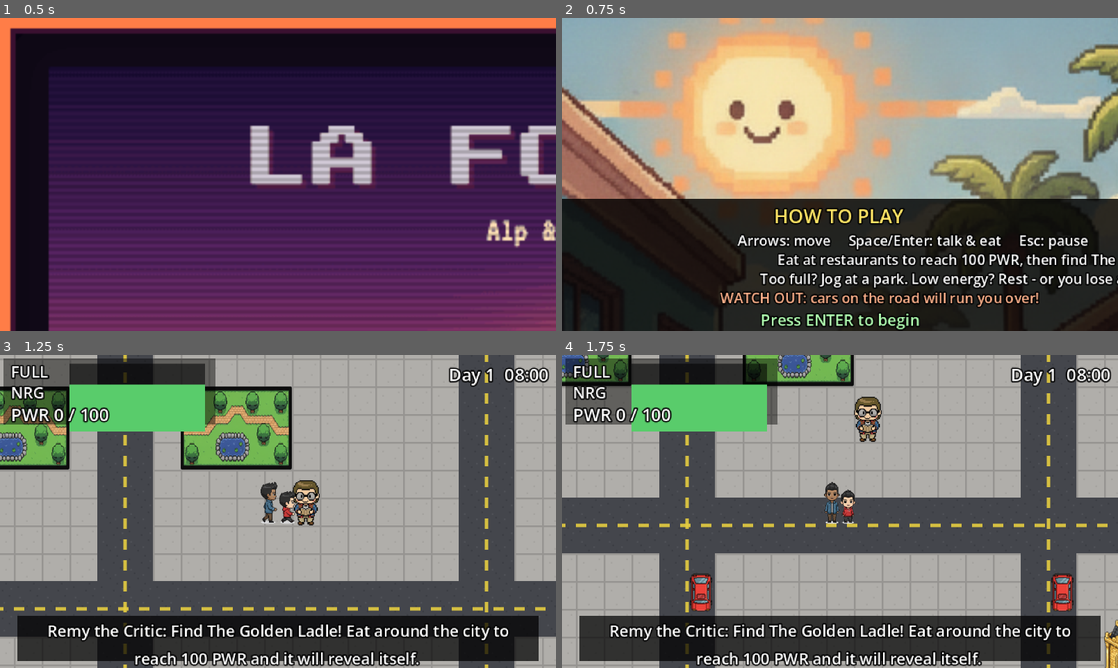
Above: before the commit, frames 1-4 (two rows, left to right).
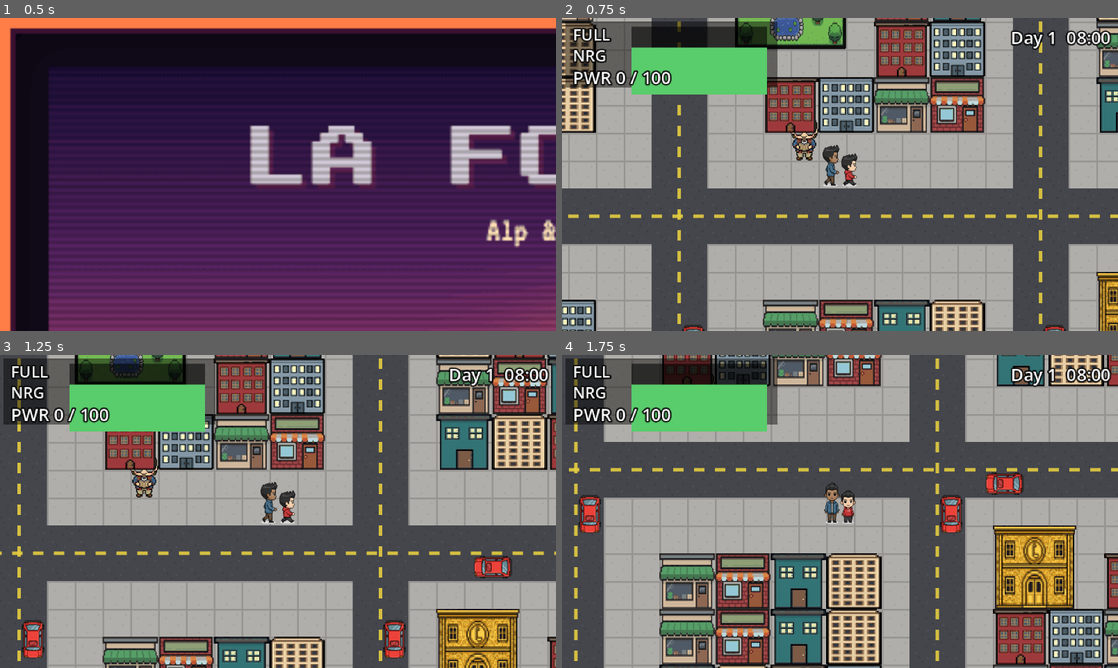
Above: after the commit, the same moments.

Repository: alexselig/la-food-quest
Game: Godot game, scene res://scenes/title.tscn
The game is run twice, just before and just after one commit, with the same random seed, the same clock (stepped at 60 frames per second) and the same inputs.
Inputs:
- Up to frame 1 (0.5 s): no input
- Up to frame 2 (0.75 s): tap Enter (ui_accept) at 0.5 s; hold Right (ui_right) from 0.53 s (still down); tap Q at 0.6 s
- Up to frame 3 (1.25 s): keep holding Right (ui_right); tap Enter (ui_accept) at 0.77, 1.07 s; tap L at 0.8 s
- Up to frame 4 (1.75 s): release Right (ui_right) at 1.28 s; hold Down (ui_down) from 1.28 s (still down); tap L at 1.35 s; tap Enter (ui_accept) at 1.52, 1.55 s

Frame 1 is identical in both runs. In frame 2, 92% of the frame differs, in the area x 0-100%, y 0-100%; in frame 3, 72%; in frame 4, 71%.

Commit message:
Remove intro screen; dense city fill (104 buildings) with flat 8-bit front-view art (not isometric); reachability test
Co-authored-by: Copilot <223556219+Copilot@users.noreply.github.com>

Diff:
--- a/scenes/intro.tscn
+++ /dev/null
@@ -1,6 +0,0 @@
-[gd_scene format=3]
-
-[ext_resource type="Script" path="res://scripts/intro.gd" id="1"]
-
-[node name="Intro" type="Control"]
-script = ExtResource("1")
--- a/scripts/intro.gd
+++ /dev/null
@@ -1,56 +0,0 @@
-extends Control
-## Illustrated "how to play" screen shown before a new run. ENTER begins the game.
-
-func _ready() -> void:
-    set_anchors_preset(Control.PRESET_FULL_RECT)
-    var bg := ColorRect.new()
-    bg.color = Color(0.08, 0.09, 0.14)
-    bg.set_anchors_preset(Control.PRESET_FULL_RECT)
-    add_child(bg)
-
-    var tex := _load_tex("res://assets/ui/intro.png")
-    if tex:
-        var tr := TextureRect.new()
-        tr.texture = tex
-        tr.position = Vector2(0, 0)
-        tr.size = Vector2(320, 104)
-        tr.expand_mode = TextureRect.EXPAND_IGNORE_SIZE
-        tr.stretch_mode = TextureRect.STRETCH_KEEP_ASPECT_COVERED
-        tr.texture_filter = CanvasItem.TEXTURE_FILTER_LINEAR
-        tr.clip_contents = true
-        add_child(tr)
-
-    var panel := ColorRect.new()
-    panel.color = Color(0, 0, 0, 0.82)
-    panel.position = Vector2(0, 104)
-    panel.size = Vector2(320, 76)
-    add_child(panel)
-
-    _line("HOW TO PLAY", 106, 11, Color(1, 0.9, 0.4))
-    _line("Arrows: move     Space/Enter: talk & eat     Esc: pause", 122, 8, Color(1, 1, 1))
-    _line("Eat at restaurants to reach 100 PWR, then find The Golden Ladle!", 133, 8, Color(1, 1, 1))
-    _line("Too full? Jog at a park. Low energy? Rest - or you lose a day.", 144, 8, Color(1, 1, 1))
-    _line("WATCH OUT: cars on the road will run you over!", 155, 8, Color(1, 0.7, 0.55))
-    _line("Press ENTER to begin", 167, 9, Color(0.7, 1, 0.7))
-
-func _line(text: String, y: float, size: int, col: Color) -> void:
-    var l := Label.new()
-    l.text = text
-    l.position = Vector2(0, y)
-    l.size = Vector2(320, size + 4)
-    l.horizontal_alignment = HORIZONTAL_ALIGNMENT_CENTER
-    l.add_theme_font_size_override("font_size", size)
-    l.add_theme_color_override("font_color", col)
-    l.add_theme_color_override("font_outline_color", Color(0, 0, 0))
-    l.add_theme_constant_override("outline_size", 3)
-    add_child(l)
-
-func _load_tex(path: String) -> Texture2D:
-    var img := Image.new()
-    if img.load(path) == OK:
-        return ImageTexture.create_from_image(img)
-    return null
-
-func _input(event: InputEvent) -> void:
-    if event.is_action_pressed("ui_accept"):
-        get_tree().change_scene_to_file("res://scenes/world.tscn")
--- a/scripts/title.gd
+++ b/scripts/title.gd
@@ -49,4 +49,4 @@
     var gs := get_node_or_null("/root/GameState")
     if gs:
         gs.reset()
-    get_tree().change_scene_to_file("res://scenes/intro.tscn")
+    get_tree().change_scene_to_file("res://scenes/world.tscn")
--- a/scripts/world.gd
+++ b/scripts/world.gd
@@ -1,11 +1,12 @@
 extends Node2D
-## City neighborhood: pavement sidewalks + asphalt roads (no grass), multi-tile buildings
-## and parks that BLOCK movement, each restaurant with its own matching sprite. Interaction
-## triggers from any footprint cell. Spawns the duo, camera, HUD, and celebratory FX.
+## Dense city: pavement sidewalks + asphalt roads (no grass). Blocks are packed with
+## flat 8-bit buildings that block movement; restaurants/parks/home/legendary/NPC sit on
+## block edges facing the sidewalks. Cars drive the roads. Spawns duo, camera, HUD, FX.
 
 const TILE := 16
 const COLS := 40
 const ROWS := 30
+const SPAWN := Vector2i(18, 18)
 
 const GridPlayerScript := preload("res://scripts/grid_player.gd")
 const HudScript := preload("res://scripts/hud.gd")
@@ -13,24 +14,26 @@
 const CarScript := preload("res://scripts/car.gd")
 const GameOverScript := preload("res://scripts/game_over.gd")
 
-const H_ROADS: Array[int] = [8, 19]   # each occupies row r and r+1
-const V_ROADS: Array[int] = [13, 26]  # each occupies col c and c+1
+const H_ROADS: Array[int] = [8, 19]
+const V_ROADS: Array[int] = [13, 26]
+const FILLERS: Array[String] = ["fill_apartment_a", "fill_apartment_b", "fill_office", "fill_shop_a", "fill_shop_b", "fill_house"]
 
 var blocked: Dictionary = {}
 var roads: Dictionary = {}
+var sidewalk: Dictionary = {}
 var objects: Array = []
 var objects_by_cell: Dictionary = {}
 var player: Node2D
 var hud: CanvasLayer
 var gs: Node
+var cars: Array = []
+var _over := false
 
 var _pavement: Texture2D
 var _asphalt: Texture2D
 var _wall: Texture2D
 var _star: Texture2D
 var _sprites: Dictionary = {}
-var cars: Array = []
-var _over := false
 
 func _ready() -> void:
     gs = get_node_or_null("/root/GameState")
@@ -49,7 +52,8 @@
     _asphalt = _tex("res://assets/tiles/asphalt.png")
     _wall = _tex("res://assets/tiles/wall.png")
     _star = _tex("res://assets/fx/star.png")
-    for id in ["taco", "boba", "ramen", "diner", "dumpling", "golden_ladle", "home"]:
+    var ids := ["taco", "boba", "ramen", "diner", "dumpling", "golden_ladle", "home"] + FILLERS
+    for id in ids:
         _sprites[id] = _tex("res://assets/buildings/%s.png" % id)
     _sprites["park"] = _tex("res://assets/buildings/park.png")
     _sprites["npc"] = _tex("res://assets/props/npc.png")
@@ -77,20 +81,26 @@
         for y in range(1, ROWS - 1):
             roads[Vector2i(cc, y)] = true
             roads[Vector2i(cc + 1, y)] = true
+    for cell in roads.keys():
+        for d in [Vector2i.UP, Vector2i.DOWN, Vector2i.LEFT, Vector2i.RIGHT]:
+            var n: Vector2i = cell + d
+            if n.x > 0 and n.y > 0 and n.x < COLS - 1 and n.y < ROWS - 1 and not roads.has(n):
+                sidewalk[n] = true
     _place_objects()
+    _fill_buildings()
 
 func _place_objects() -> void:
-    _place(2, 3, 3, 2, {"type": "restaurant", "id": "taco", "name": "Taco Truck", "power": 20, "fullness": 35.0})
-    _place(9, 3, 2, 2, {"type": "restaurant", "id": "boba", "name": "Boba Shop", "power": 20, "fullness": 30.0})
-    _place(17, 3, 2, 2, {"type": "restaurant", "id": "dumpling", "name": "Dumpling House", "power": 20, "fullness": 40.0})
-    _place(22, 3, 2, 2, {"type": "restaurant", "id": "ramen", "name": "Ramen Bar", "power": 25, "fullness": 40.0})
-    _place(29, 3, 3, 2, {"type": "restaurant", "id": "diner", "name": "Burger Diner", "power": 25, "fullness": 45.0})
-    _place(2, 12, 2, 2, {"type": "rest_home", "id": "home", "name": "Home"})
-    _place(8, 12, 4, 3, {"type": "exercise", "id": "park", "name": "Echo Park", "fullness": 35.0, "energy": 20.0, "mins": 60})
-    _place(16, 12, 4, 3, {"type": "exercise", "id": "park", "name": "Sunset Park", "fullness": 45.0, "energy": 30.0, "mins": 60})
-    _place(5, 24, 1, 1, {"type": "rest_bench", "id": "bench", "name": "Bus Bench", "energy": 25.0, "mins": 90})
-    _place(20, 16, 1, 1, {"type": "npc", "id": "critic", "name": "Remy the Critic"})
-    _place(29, 23, 3, 3, {"type": "legendary", "id": "golden_ladle", "name": "The Golden Ladle"})
+    _place(2, 5, 3, 2, {"type": "restaurant", "id": "taco", "name": "Taco Truck", "power": 20, "fullness": 35.0})
+    _place(6, 5, 2, 2, {"type": "restaurant", "id": "boba", "name": "Boba Shop", "power": 20, "fullness": 30.0})
+    _place(9, 5, 2, 2, {"type": "restaurant", "id": "ramen", "name": "Ramen Bar", "power": 25, "fullness": 40.0})
+    _place(16, 5, 2, 2, {"type": "restaurant", "id": "dumpling", "name": "Dumpling House", "power": 20, "fullness": 40.0})
+    _place(20, 5, 3, 2, {"type": "restaurant", "id": "diner", "name": "Burger Diner", "power": 25, "fullness": 45.0})
+    _place(30, 5, 2, 2, {"type": "rest_home", "id": "home", "name": "Home"})
+    _place(2, 11, 4, 3, {"type": "exercise", "id": "park", "name": "Echo Park", "fullness": 35.0, "energy": 20.0, "mins": 60})
+    _place(16, 11, 4, 3, {"type": "exercise", "id": "park", "name": "Sunset Park", "fullness": 45.0, "energy": 30.0, "mins": 60})
+    _place(5, 17, 1, 1, {"type": "rest_bench", "id": "bench", "name": "Bus Bench", "energy": 25.0, "mins": 90})
+    _place(18, 17, 1, 1, {"type": "npc", "id": "critic", "name": "Remy the Critic"})
+    _place(29, 22, 3, 3, {"type": "legendary", "id": "golden_ladle", "name": "The Golden Ladle"})
 
 func _place(x: int, y: int, w: int, h: int, o: Dictionary) -> void:
     o["rect"] = Rect2i(x, y, w, h)
@@ -101,10 +111,39 @@
             objects_by_cell[c] = o
             blocked[c] = true
 
+func _fill_buildings() -> void:
+    var idx := 0
+    for ay in range(1, ROWS - 2, 2):
+        for ax in range(1, COLS - 2, 2):
+            var ok := true
+            for i in range(2):
+                for j in range(2):
+                    if not _buildable(Vector2i(ax + i, ay + j)):
+                        ok = false
+            if not ok:
+                continue
+            var o := {"type": "filler", "id": FILLERS[idx % FILLERS.size()], "rect": Rect2i(ax, ay, 2, 2)}
+            idx += 1
+            objects.append(o)
+            for i in range(2):
+                for j in range(2):
+                    var c := Vector2i(ax + i, ay + j)
+                    objects_by_cell[c] = o
+                    blocked[c] = true
+
+func _buildable(cell: Vector2i) -> bool:
+    if cell.x < 1 or cell.y < 1 or cell.x >= COLS - 1 or cell.y >= ROWS - 1:
+        return false
+    if roads.has(cell) or sidewalk.has(cell) or blocked.has(cell) or objects_by_cell.has(cell):
+        return false
+    if cell == SPAWN:
+        return false
+    return true
+
 func _spawn_player() -> void:
     player = GridPlayerScript.new()
     add_child(player)
-    player.setup(Vector2i(18, 16), Callable(self, "is_blocked"))
+    player.setup(SPAWN, Callable(self, "is_blocked"))
     player.on_interact = Callable(self, "_on_interact")
 
 func is_blocked(cell: Vector2i) -> bool:
@@ -182,20 +221,6 @@
     tl.tween_property(lbl, "modulate:a", 0.0, 0.75)
     tl.chain().tween_callback(root.queue_free)
 
-func _setup_camera() -> void:
-    var cam := Camera2D.new()
-    player.add_child(cam)
-    cam.limit_left = 0
-    cam.limit_top = 0
-    cam.limit_right = COLS * TILE
-    cam.limit_bottom = ROWS * TILE
-    cam.make_current()
-
-func _setup_hud() -> void:
-    hud = HudScript.new()
-    add_child(hud)
-    add_child(PauseMenuScript.new())
-
 func _spawn_cars() -> void:
     var tex: Texture2D = _sprites.get("car", null)
     var lo := float(TILE)
@@ -227,6 +252,20 @@
     _over = true
     add_child(GameOverScript.new())
     get_tree().paused = true
+
+func _setup_camera() -> void:
+    var cam := Camera2D.new()
+    player.add_child(cam)
+    cam.limit_left = 0
+    cam.limit_top = 0
+    cam.limit_right = COLS * TILE
+    cam.limit_bottom = ROWS * TILE
+    cam.make_current()
+
+func _setup_hud() -> void:
+    hud = HudScript.new()
+    add_child(hud)
+    add_child(PauseMenuScript.new())
 
 func _draw() -> void:
     for x in COLS:
@@ -275,16 +314,16 @@
     if tex == null:
         draw_rect(Rect2(px, py, pw, ph), Color(0.5, 0.5, 0.55))
         return
-    if t == "exercise":
-        draw_texture_rect(tex, Rect2(px, py, pw, ph), false)
-    else:
+    if t == "npc" or t == "rest_bench":
         var sc := float(pw) / float(tex.get_width())
         var th := tex.get_height() * sc
         draw_texture_rect(tex, Rect2(px, (py + ph) - th, pw, th), false)
+    else:
+        draw_texture_rect(tex, Rect2(px, py, pw, ph), false)
 
 func _sprite_for(o: Dictionary) -> Texture2D:
     var t: String = o["type"]
-    if t == "restaurant" or t == "rest_home" or t == "legendary":
+    if t == "restaurant" or t == "rest_home" or t == "legendary" or t == "filler":
         return _sprites.get(o["id"], null)
     if t == "exercise":
         return _sprites.get("park", null)
--- a/test/logic_test.gd
+++ b/test/logic_test.gd
@@ -4,7 +4,6 @@
 
 const GameStateScript := preload("res://scripts/game_state.gd")
 const WorldScript := preload("res://scripts/world.gd")
-const _Intro := preload("res://scripts/intro.gd")
 const _Title := preload("res://scripts/title.gd")
 const _Car := preload("res://scripts/car.gd")
 const _GameOver := preload("res://scripts/game_over.gd")
@@ -80,8 +79,8 @@
     var W = WorldScript.new()
     W._build_world()
     f += ck(W.is_blocked(Vector2i(0, 0)) == true, "border is blocked")
-    f += ck(W.is_blocked(Vector2i(2, 3)) == true, "building footprint cell is blocked")
-    f += ck(W.is_blocked(Vector2i(5, 5)) == false, "open sidewalk is walkable")
+    f += ck(W.is_blocked(Vector2i(2, 5)) == true, "building footprint cell is blocked")
+    f += ck(W.is_blocked(Vector2i(3, 7)) == false, "open sidewalk is walkable")
     f += ck(W.is_blocked(Vector2i(20, 8)) == false, "road is walkable")
     f += ck(W.is_blocked(Vector2i(-1, 5)) == true, "out-of-bounds is blocked")
 
@@ -89,21 +88,52 @@
     var GS2 = GameStateScript.new()
     W.gs = GS2
     GS2.set_quest_state(GameStateScript.Quest.ACTIVE)
-    var m1 = W.interact_at(Vector2i(2, 3))   # Taco Truck
+    var m1 = W.interact_at(Vector2i(2, 5))   # Taco Truck
     f += ck(GS2.power == 20 and GS2.discovered.has("taco"), "restaurant interact raises power + discovers")
     f += ck(m1.begins_with("Discovered"), "restaurant discovery toast")
     GS2.fullness = 90.0
-    var m2 = W.interact_at(Vector2i(2, 3))
+    var m2 = W.interact_at(Vector2i(2, 5))
     f += ck("Too full" in m2, "restaurant blocked when too full")
     var full0 = GS2.fullness
-    W.interact_at(Vector2i(8, 12))           # Echo Park exercise
+    W.interact_at(Vector2i(2, 11))           # Echo Park exercise
     f += ck(GS2.fullness < full0, "exercise interact lowers fullness")
-    W.interact_at(Vector2i(29, 23))          # Legendary while locked
+    W.interact_at(Vector2i(29, 22))          # Legendary while locked
     f += ck(GS2.quest_state != GameStateScript.Quest.COMPLETE, "legendary locked below threshold")
     GS2.set_quest_state(GameStateScript.Quest.UNLOCKED)
-    var mwin = W.interact_at(Vector2i(29, 23))
+    var mwin = W.interact_at(Vector2i(29, 22))
     f += ck(GS2.quest_state == GameStateScript.Quest.COMPLETE and ("WIN" in mwin), "legendary wins when unlocked")
     GS2.free()
+
+    # --- reachability: every interactive object reachable from spawn ---
+    var W2 = WorldScript.new()
+    W2._build_world()
+    var reach := {}
+    var q: Array = [W2.SPAWN]
+    reach[W2.SPAWN] = true
+    while not q.is_empty():
+        var cur = q.pop_back()
+        for dd in [Vector2i.UP, Vector2i.DOWN, Vector2i.LEFT, Vector2i.RIGHT]:
+            var nn = cur + dd
+            if not W2.is_blocked(nn) and not reach.has(nn):
+                reach[nn] = true
+                q.append(nn)
+    var unreachable := 0
+    for o in W2.objects:
+        if o["type"] == "filler":
+            continue
+        var okr := false
+        var rr = o["rect"]
+        for ix in range(rr.position.x, rr.position.x + rr.size.x):
+            for jy in range(rr.position.y, rr.position.y + rr.size.y):
+                for dd in [Vector2i.UP, Vector2i.DOWN, Vector2i.LEFT, Vector2i.RIGHT]:
+                    if reach.has(Vector2i(ix, jy) + dd):
+                        okr = true
+        if not okr:
+            unreachable += 1
+            printerr("  unreachable: ", o.get("name", o["id"]))
+    f += ck(W2.is_blocked(W2.SPAWN) == false, "spawn is walkable")
+    f += ck(unreachable == 0, "all interactive objects reachable from spawn")
+    W2.free()
 
     # --- save / load ---
     var GS3 = GameStateScript.new()
Binary file changed: assets/buildings/boba.png
Binary file changed: assets/buildings/diner.png
Binary file changed: assets/buildings/dumpling.png
Binary file added: assets/buildings/fill_apartment_a.png
Binary file added: assets/buildings/fill_apartment_b.png
Binary file added: assets/buildings/fill_house.png
Binary file added: assets/buildings/fill_office.png
Binary file added: assets/buildings/fill_shop_a.png
Binary file added: assets/buildings/fill_shop_b.png
Binary file changed: assets/buildings/golden_ladle.png
Binary file changed: assets/buildings/home.png
Binary file changed: assets/buildings/ramen.png
(and 4 more such lines)
